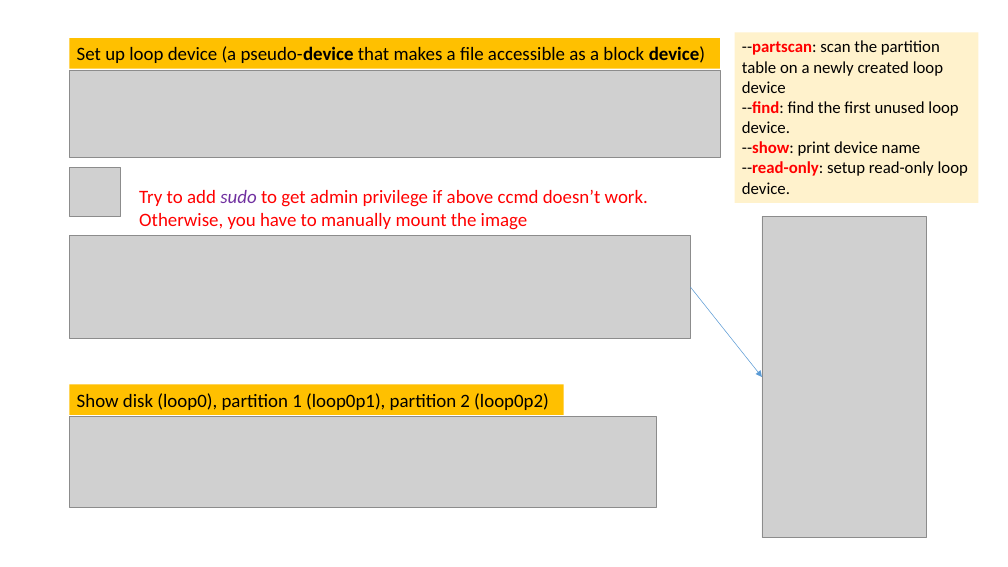
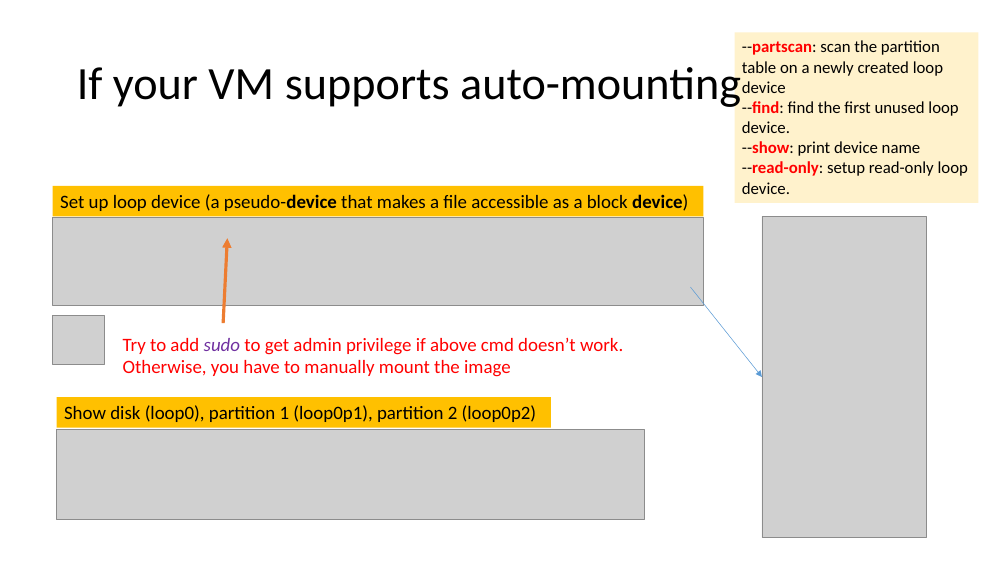
Before and after one commit to frankwxu/digital-forensics-lab, a slide deck: slide 31 of NIST_Data_Leakage_Case/NIST_Data_Leakage_00_Env_Setting.pptx (slide 22 before the commit). Drawn at 1008x567 pixels with LibreOffice and Linux fonts; fonts in the diff are those of the drawing; grey boxes stand for pictures; background and template pictures are left out. Boxes give left, top, right and bottom in pixels: in the first picture for what was removed or moved away, otherwise in the second. Text is boxed around its words. In the diff, an @@ line names an element or a change of style, - is before the commit and + after.

```diff
--- a/NIST_Data_Leakage_Case/NIST_Data_Leakage_00_Env_Setting.pptx
+++ b/NIST_Data_Leakage_Case/NIST_Data_Leakage_00_Env_Setting.pptx
@@ title added at (77, 61, 741, 111), 44 pt, text #000000 @@
+If your VM supports auto-mounting
@@ 2 pictures, 1 rectangle: place and size @@
-2 pictures, 1 rectangle at (70, 38, 721, 216)
+2 pictures, 1 rectangle at (53, 186, 704, 364)
@@ picture removed at (70, 236, 691, 339) @@
@@ arrow added from (223, 323) to (228, 238), #ED7D31 3 pt @@
@@ text "Try to add sudo to ...": place and size @@
-text "Try to add sudo to ..." at (139, 190, 648, 230)
+text "Try to add sudo to ..." at (123, 338, 623, 377)
@@ text at (123, 338, 623, 355): text changed @@
-Try to add sudo to get admin privilege if above ccmd doesn’t work.
+Try to add sudo to get admin privilege if above cmd doesn’t work.
@@ rectangle "Show disk (loop0), partition 1 ...": place and size @@
-rectangle "Show disk (loop0), partition 1 ..." at (70, 385, 564, 415)
+rectangle "Show disk (loop0), partition 1 ..." at (57, 397, 551, 427)
@@ picture: place and size @@
-picture at (70, 417, 657, 507)
+picture at (57, 430, 644, 520)
```
Also in this commit, not shown: 14 other slides changed, 11 slides added, 1 slide removed.
